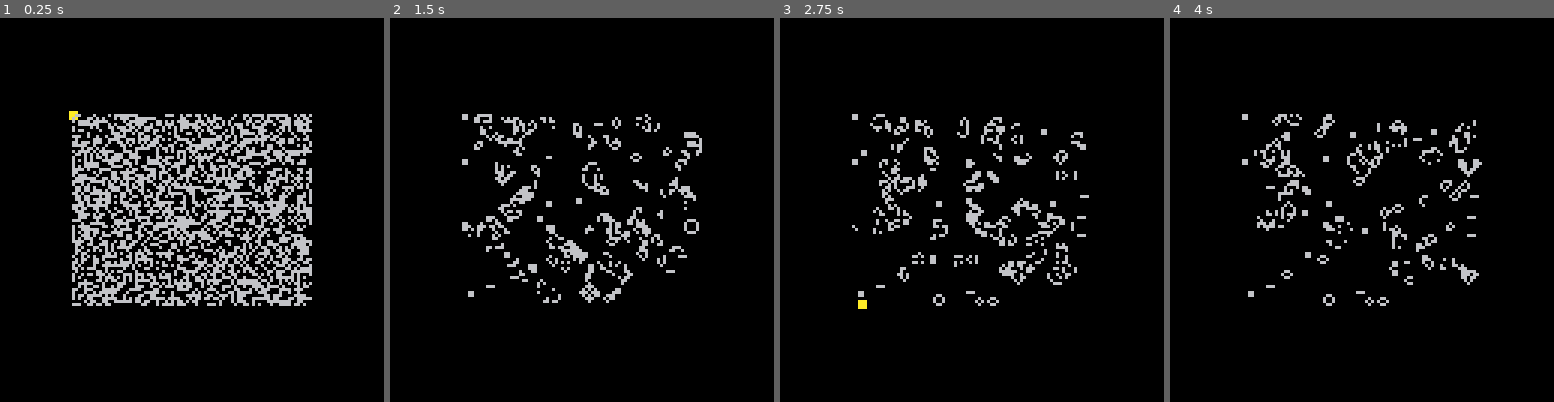
Above: before the commit, frames 1-4 (left to right).
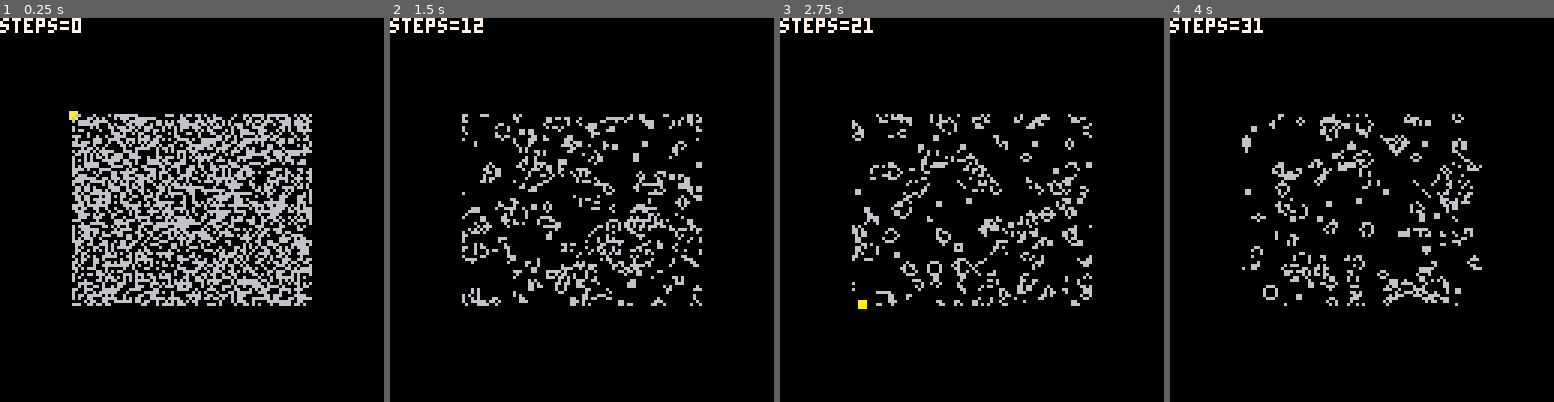
Above: after the commit, the same moments.

Repository: erwinbonsma/PicoGarden
Game: PICO-8 cartridge picogarden.p8
Two runs of this game, one before a commit and one after it. Both use one fixed random seed, a clock stepped at 60 frames per second and the inputs below.
Inputs:
- Up to frame 1 (0.25 s): no input
- Up to frame 2 (1.5 s): tap X (X key) at 0.33, 1.07 s; tap O (Z key) at 0.7 s
- Up to frame 3 (2.75 s): hold Right 1.6-2.1 s; tap O (Z key) at 1.7, 2.1, 2.5 s; tap X (X key) at 1.85 s; hold Up 2.15-2.42 s; hold Right from 2.47 s (still down)
- Up to frame 4 (4 s): tap O (Z key) at 2.9, 3.3, 3.7 s; tap X (X key) at 2.97 s; release Right at 3.03 s; hold Left 3.08-3.58 s; hold Down 3.63-3.97 s

The runs differ from the first frame. In frame 1, 0.4% of the frame differs, in the area x 0-22%, y 0-4%; in frame 2, 8.6%, in the area x 0-82%, y 0-75%; in frame 3, 7.9%; in frame 4, 7.0%.

Commit message:
Wrap border

Diff:
--- a/picogarden.p8
+++ b/picogarden.p8
@@ -44,22 +44,24 @@
 
 function bitgrid:get(x,y)
  local a=self:_address(x,y)
- return (($a>>(x%bpu))&0x1)==0x1
+ return (
+  ($a>>>(x%bpu))&bit0
+ )==bit0
 end
 
 function bitgrid:set(x,y)
  local a=self:_address(x,y)
- poke4(a,$a|(0x1<<(x%bpu)))
+ poke4(a,$a|(bit0<<(x%bpu)))
 end
 
 function bitgrid:clr(x,y)
  local a=self:_address(x,y)
- poke4(a,$a&~(0x1<<(x%bpu)))
+ poke4(a,$a&~(bit0<<(x%bpu)))
 end
 
 function bitgrid:reset()
  memset(
-  self.a0,0,self.h*self.upr
+  self.a0,0,self.h*self.upr*4
  )
 end
 
@@ -87,9 +89,6 @@
  o.bitgrid=bitgrid:new(
   address,o.upr*bpu,height+2
  )
- printh("upr="..o.upr.."/"..
-  o.bitgrid.upr)
- printh("bpr"..o.bpr)
  o.w=width
  o.h=height
  o.wraps=wraps
@@ -134,7 +133,52 @@
 end
 
 function ca:_set_wrapping_border()
- --todo
+ local bg=self.bitgrid
+
+ -- top row
+ memcpy(
+  bg.a0,
+  bg.a0+(bg.h-2)*self.bpr,
+  self.bpr
+ )
+ -- bottom row
+ memcpy(
+  bg.a0+(bg.h-1)*self.bpr,
+  bg.a0+self.bpr,
+  self.bpr
+ )
+
+ -- left and right colums
+ local sh_l_dst=0
+ local sh_l_src=1
+ local sh_r_dst=self.w%bpu_ca+1
+ local sh_r_src=sh_r_dst-1
+ local al=bg.a0+self.bpr
+ local ar=bg.a0+self.bpr*2-4
+ for i=1,bg.h do
+  -- clear old bit
+  poke4(
+   al,$al&~(bit0<<sh_l_dst)
+  )
+  poke4(
+   ar,$ar&~(bit0<<sh_r_dst)
+  )
+
+  -- copy wrapped bit
+  poke4(
+   al,
+   $al|(($ar&(bit0<<sh_r_src))
+        >>>(sh_r_src-sh_l_dst))
+  )
+  poke4(
+   ar,
+   $ar|(($al&(bit0<<sh_l_src))
+        <<(sh_r_dst-sh_l_src))
+  )
+
+  al+=self.bpr
+  ar+=self.bpr
+ end
 end
 
 function ca:_set_border()
@@ -262,12 +306,12 @@
 
 -->8
 function _init()
- --bg=bitgrid:new(0x4400,80,64)
- gol=ca:new(0x4400,80,64)
+ gol=ca:new(0x4400,80,64,true)
  gol:randomize()
  cx=0
  cy=0
  play=false
+ t=0
 end
 
 function _draw()
@@ -283,10 +327,12 @@
  for x=0,gol.w-1 do
   for y=0,gol.h-1 do
    if gol:get(x,y) then
-    pset(x+24,y+32)
+    pset(x+24,y+32,6)
    end
   end
  end
+
+ print("steps="..gol.steps,0,0,7)
 end
 
 function _update()
@@ -313,7 +359,10 @@
   play=not play
  end
  if play then
-  gol:step()
+  t+=1
+  if t%2==0 then
+   gol:step()
+  end
  end
 end
 __gfx__
